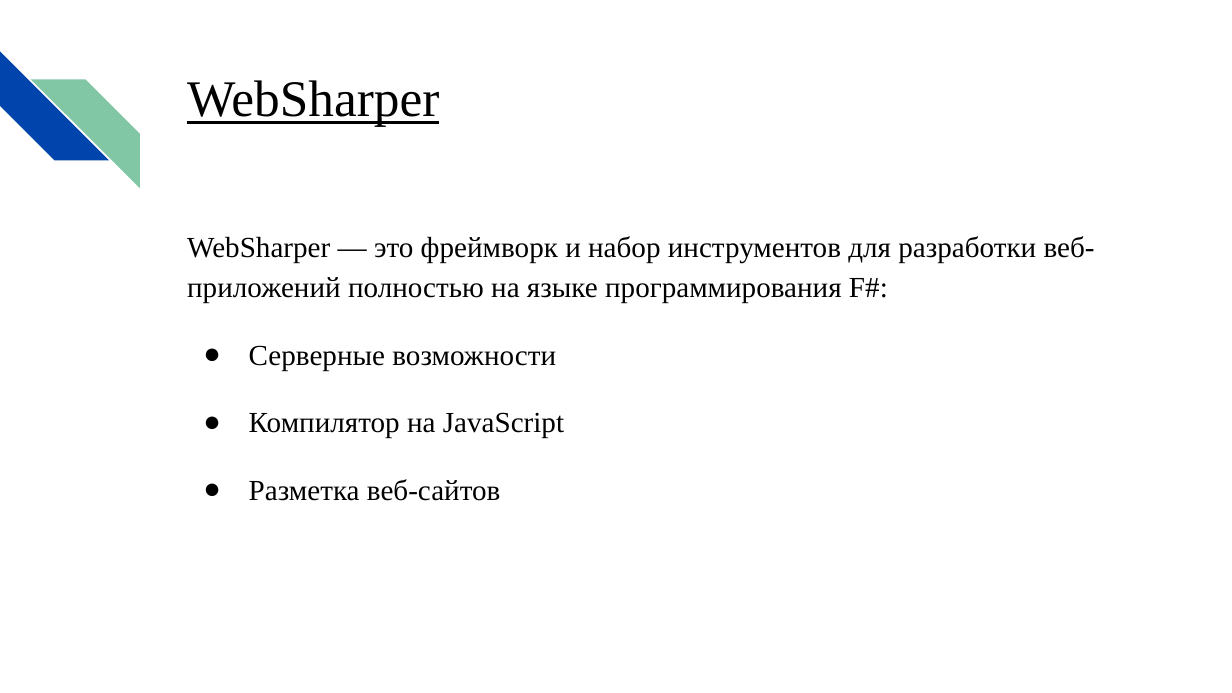
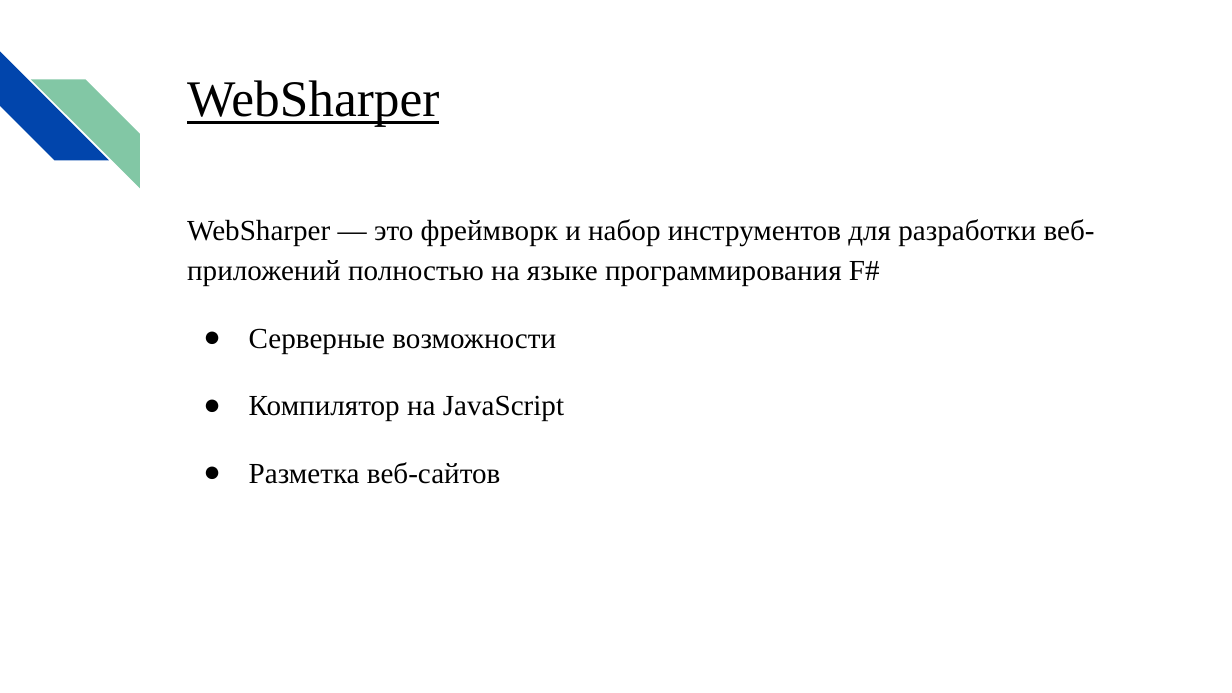
Before and after one commit to YaccConstructor/articles, a slide deck: slide 6 of 2017/diploma/ShalamovRoman/slides/slides.pptx. Drawn at 1232x693 pixels with LibreOffice and Linux fonts; fonts in the diff are those of the drawing. Boxes give left, top, right and bottom in pixels: in the first picture for what was removed or moved away, otherwise in the second. Text is boxed around its words. In the diff, an @@ line names an element or a change of style, - is before the commit and + after.

```diff
--- a/2017/diploma/ShalamovRoman/slides/slides.pptx
+++ b/2017/diploma/ShalamovRoman/slides/slides.pptx
@@ text "WebSharper — это фреймворк и ...": place and size @@
-text "WebSharper — это фреймворк и ..." at (187, 236, 1095, 501)
+text "WebSharper — это фреймворк и ..." at (187, 219, 1095, 484)
@@ text at (187, 219, 1095, 286): text changed @@
-WebSharper — это фреймворк и набор инструментов для разработки веб-приложений полностью на языке программирования F#:
+WebSharper — это фреймворк и набор инструментов для разработки веб-приложений полностью на языке программирования F#
```
Also in this commit, not shown: 6 other slides changed, 1 slide added, 3 other files.
